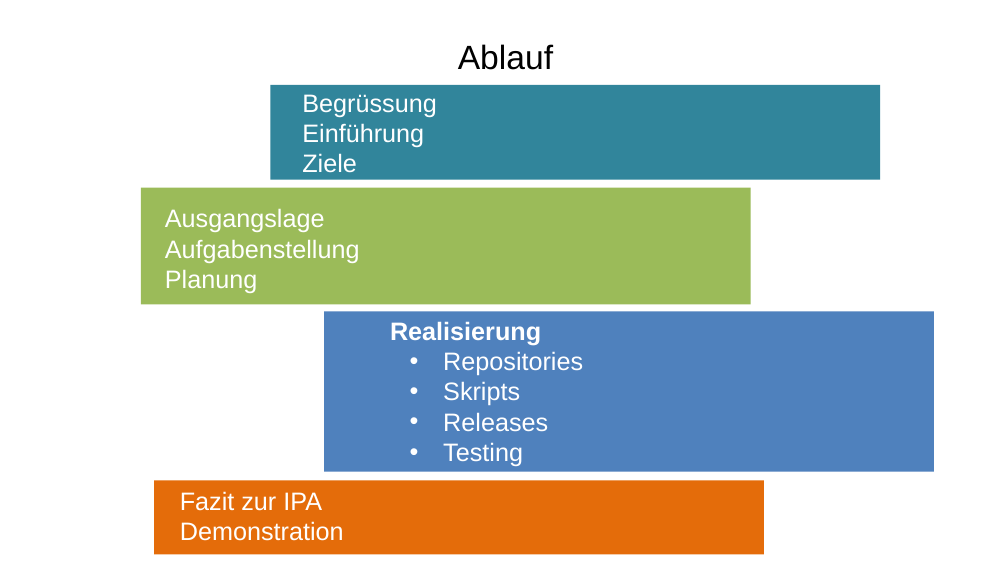
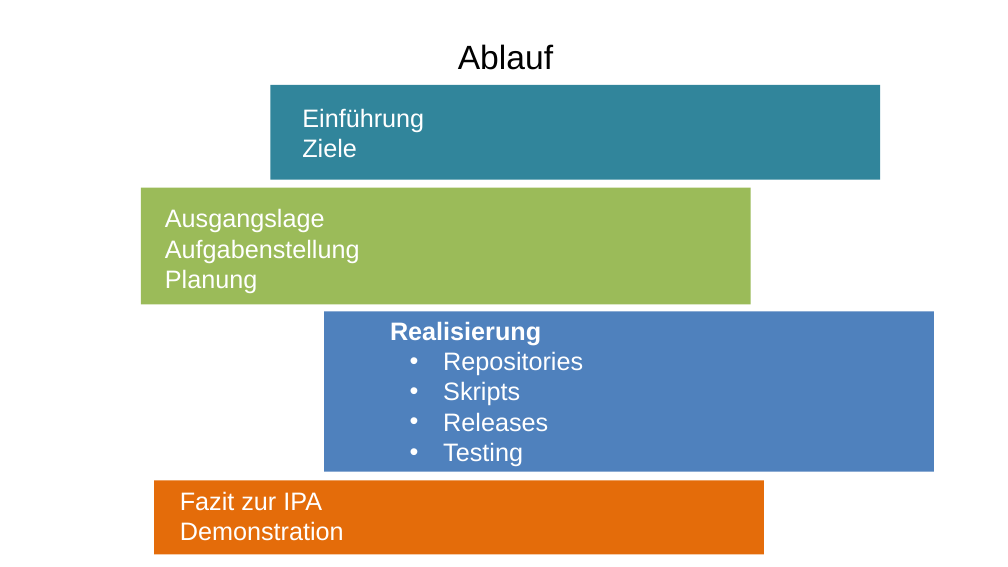
Before and after one commit to 4teamwork/IPA_michel.weingart, a slide deck: slide 2 of Dokumente/präsentation/Vortrag.pptx. Drawn at 1008x567 pixels with LibreOffice and Linux fonts; fonts in the diff are those of the drawing. Boxes give left, top, right and bottom in pixels: in the first picture for what was removed or moved away, otherwise in the second. Text is boxed around its words. In the diff, an @@ line names an element or a change of style, - is before the commit and + after.

```diff
--- a/Dokumente/präsentation/Vortrag.pptx
+++ b/Dokumente/präsentation/Vortrag.pptx
@@ text at (x1=302, y1=94, x2=436, y2=117): paragraph removed @@
-Begrüssung
```
Also in this commit, not shown: 5 other slides changed, 3 other files.
